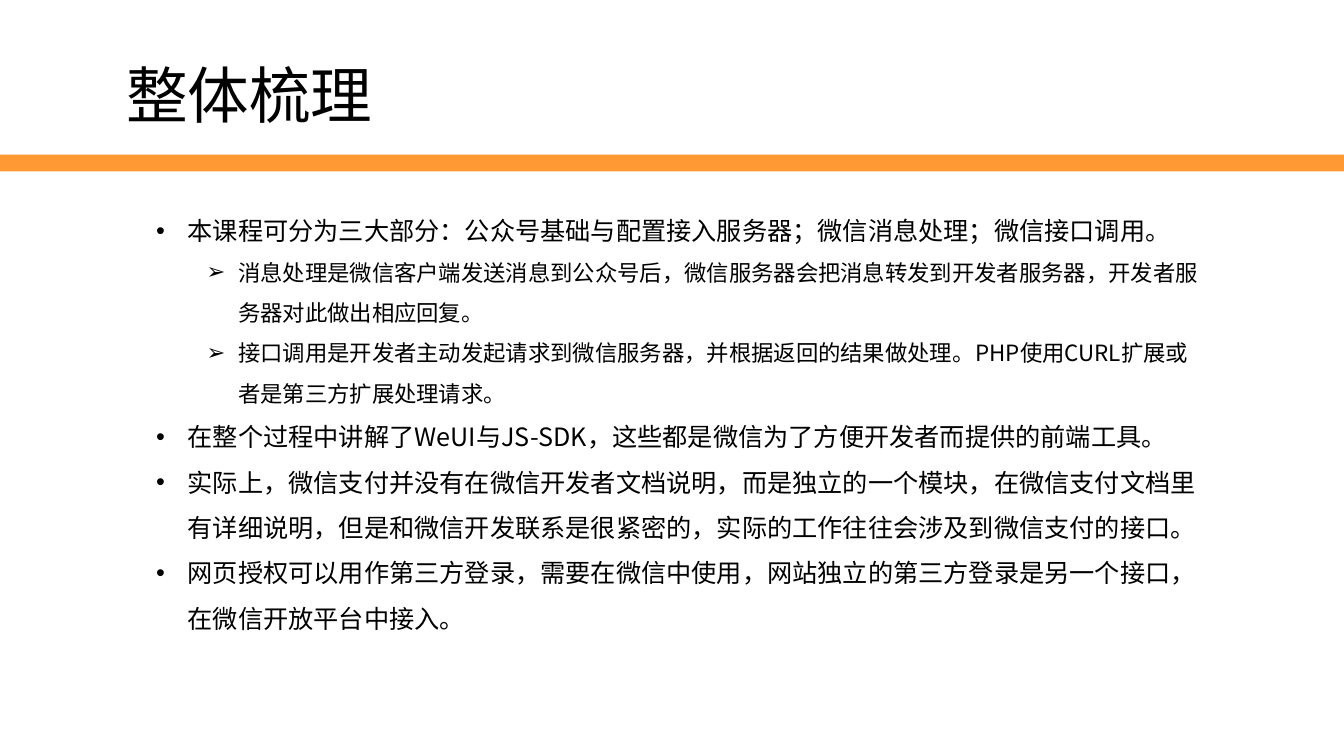
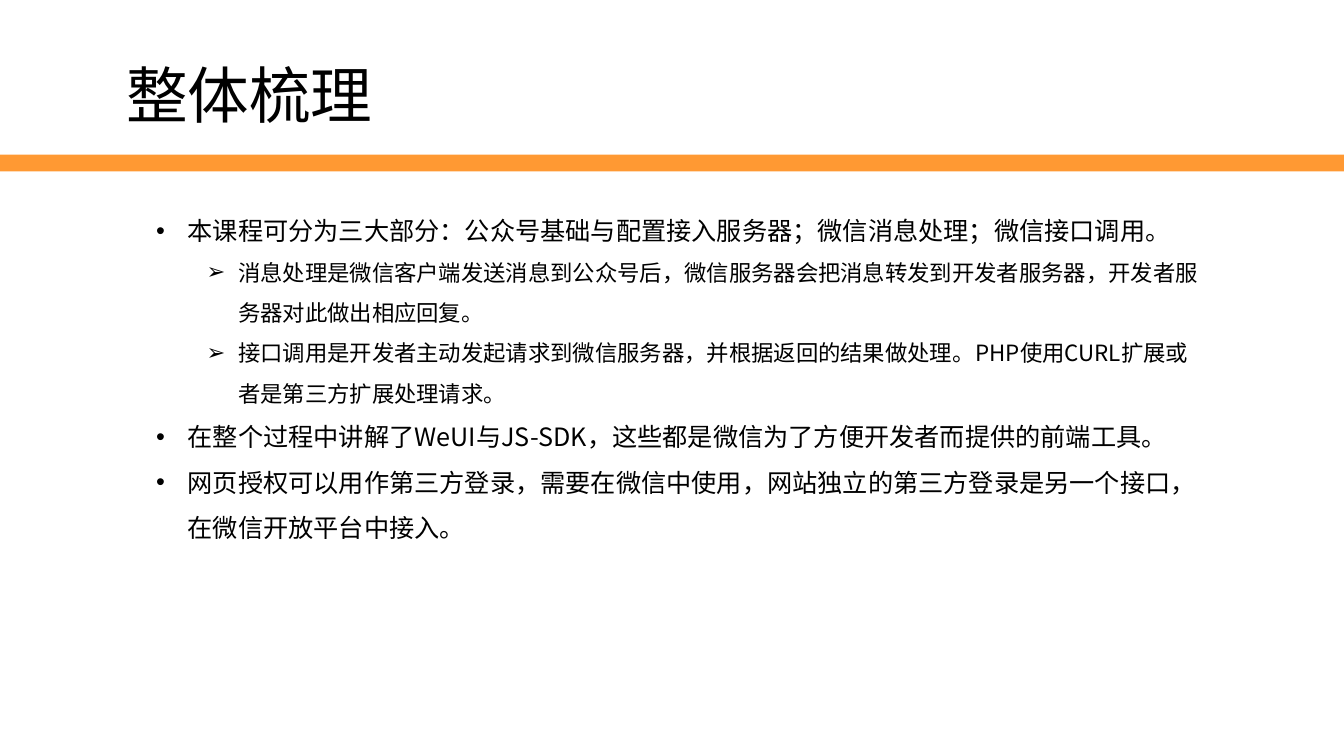
Before and after one commit to edu2act/2017-2018_1st_Wechat_Web_Programming, a slide deck: slide 5 of meterials/slides/ch12-revise-and-think.pptx. Drawn at 1344x756 pixels with LibreOffice and Linux fonts; fonts in the diff are those of the drawing; background and template pictures are left out. Boxes give left, top, right and bottom in pixels: in the first picture for what was removed or moved away, otherwise in the second. Text is boxed around its words. In the diff, an @@ line names an element or a change of style, - is before the commit and + after.

```diff
--- a/meterials/slides/ch12-revise-and-think.pptx
+++ b/meterials/slides/ch12-revise-and-think.pptx
@@ text at box(188, 470, 1196, 540): paragraph removed @@
-• 实际上，微信支付并没有在微信开发者文档说明，而是独立的一个模块，在微信支付文档里有详细说明，但是和微信开发联系是很紧密的，实际的工作往往会涉及到微信支付的接口。
```
Also in this commit, not shown: 1 other slide changed, 5 slides added, 2 slides removed, 3 other files.
